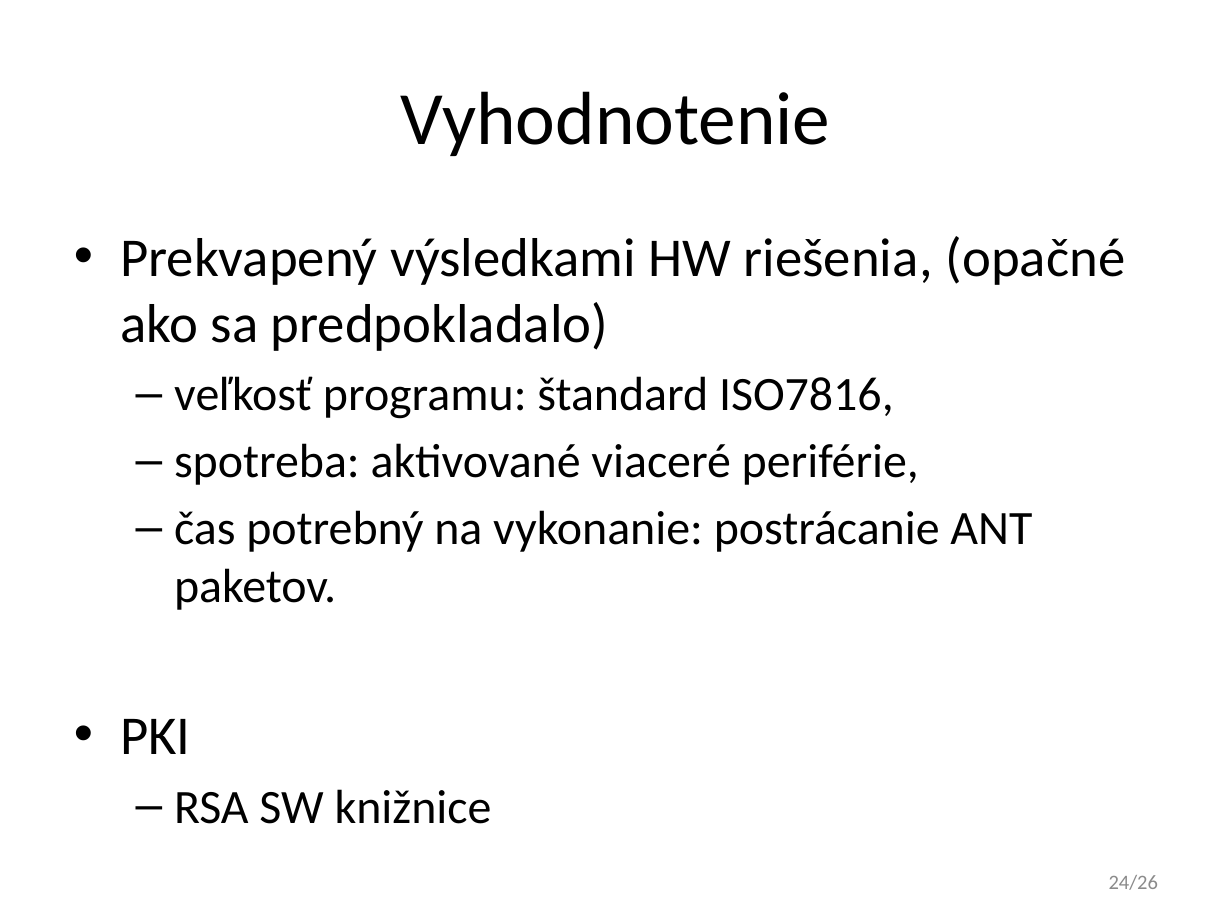
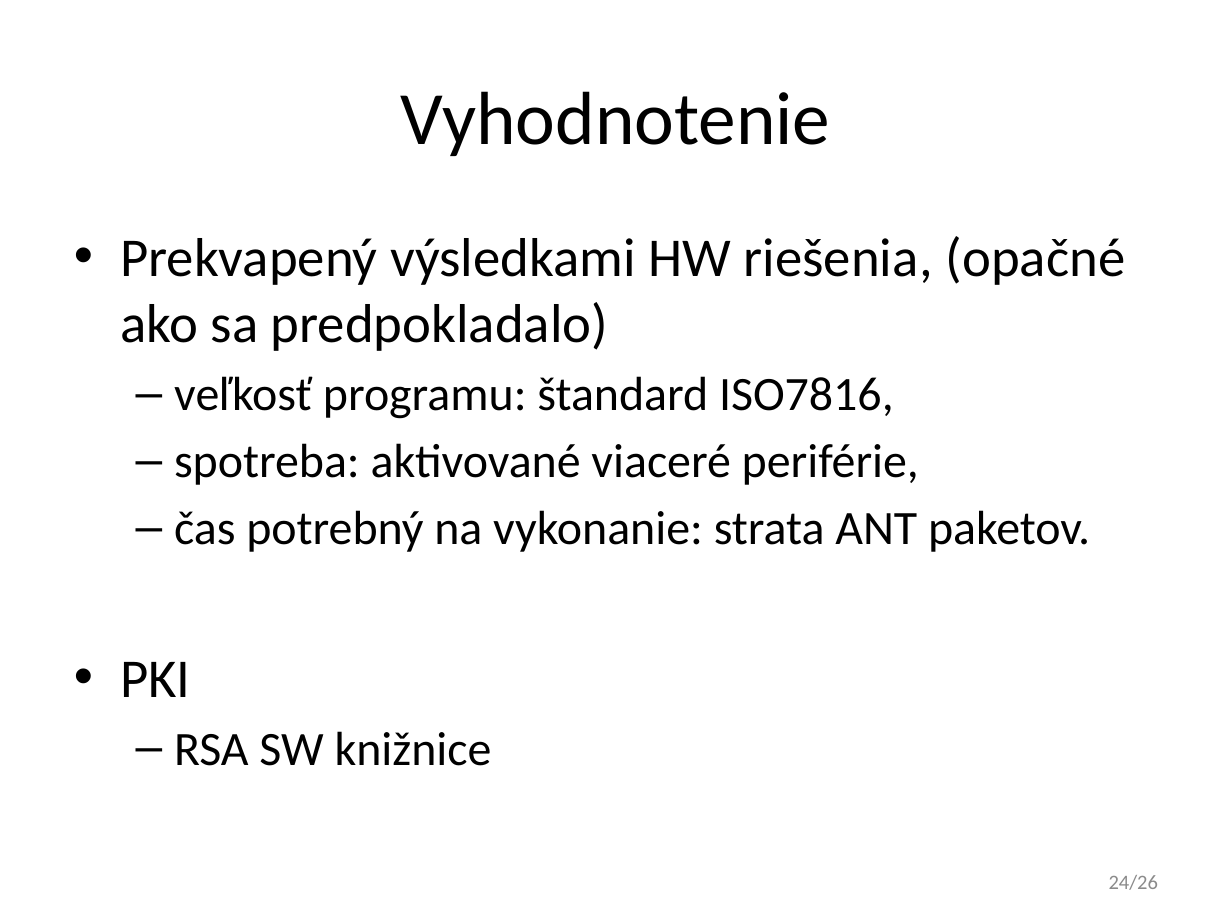
Before and after one commit to javacard-FOSS-applets/nrf6310-pca10007, a slide deck: slide 24 of Obhajoba/xdoubravsky_dp.pptx. Drawn at 1232x924 pixels with LibreOffice and Linux fonts; fonts in the diff are those of the drawing. Boxes give left, top, right and bottom in pixels: in the first picture for what was removed or moved away, otherwise in the second. Text is boxed around its words. In the diff, an @@ line names an element or a change of style, - is before the commit and + after.

```diff
--- a/Obhajoba/xdoubravsky_dp.pptx
+++ b/Obhajoba/xdoubravsky_dp.pptx
@@ text at [174, 510, 1090, 552]: text changed @@
-  – čas potrebný na vykonanie: postrácanie ANT paketov.
+  – čas potrebný na vykonanie: strata ANT paketov.
```
Also in this commit, not shown: 10 other slides changed.
